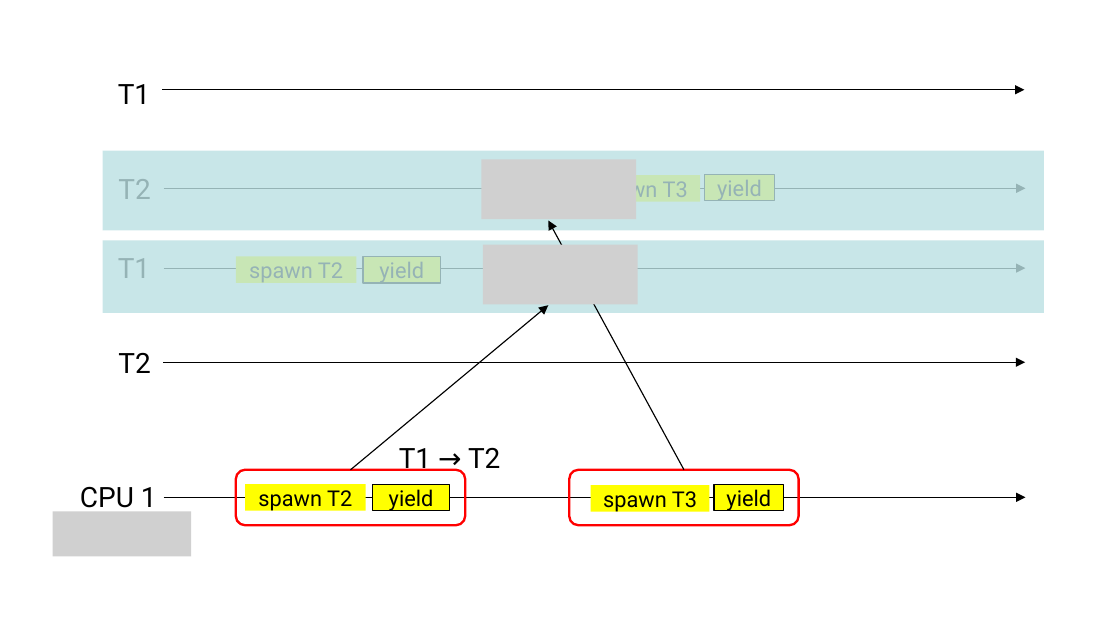
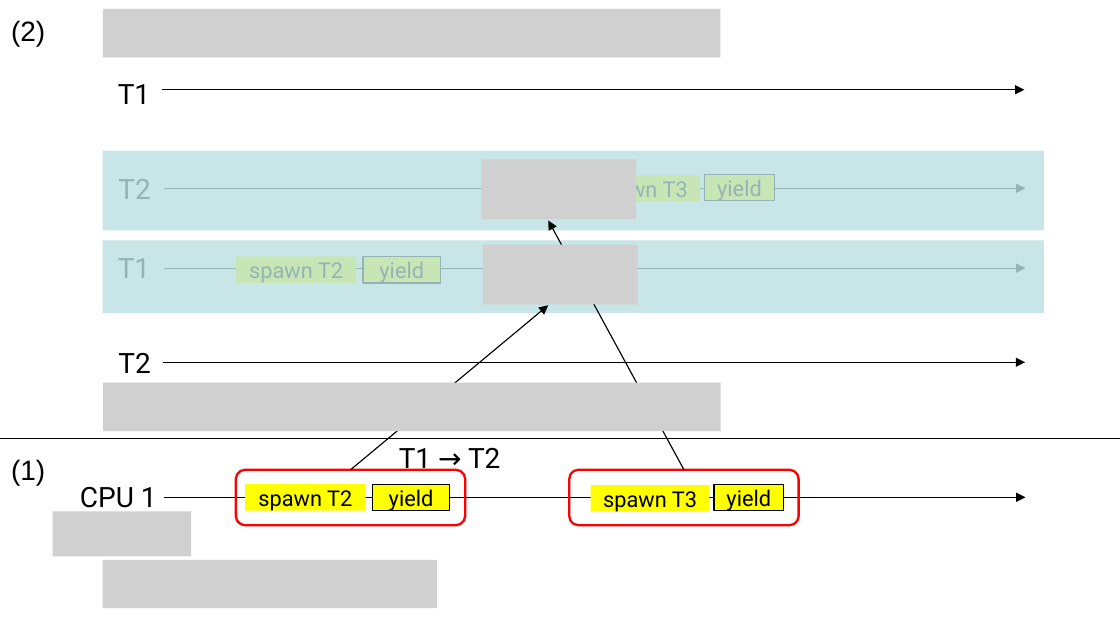
Before and after one commit to jieungkim/phd_thesis, a slide deck: slide 6 of figs/conlink/concurrent_linking.pptx. Drawn at 1120x630 pixels with LibreOffice and Linux fonts; fonts in the diff are those of the drawing; grey boxes stand for pictures. Boxes give left, top, right and bottom in pixels: in the first picture for what was removed or moved away, otherwise in the second. Text is boxed around its words. In the diff, an @@ line names an element or a change of style, - is before the commit and + after.

```diff
--- a/figs/conlink/concurrent_linking.pptx
+++ b/figs/conlink/concurrent_linking.pptx
@@ text added at [11, 20, 45, 47], 18 pt, text #000000 @@
+(2)
@@ picture added at [103, 9, 720, 57] @@
@@ picture added at [103, 383, 720, 431] @@
@@ line added from (0, 438) to (1120, 438), #000000 0.75 pt @@
@@ text added at [11, 459, 45, 485], 18 pt, text #000000 @@
+(1)
@@ picture added at [103, 560, 437, 608] @@
```
Also in this commit, not shown: 5 other slides changed, 1 slide added, 18 other files.
